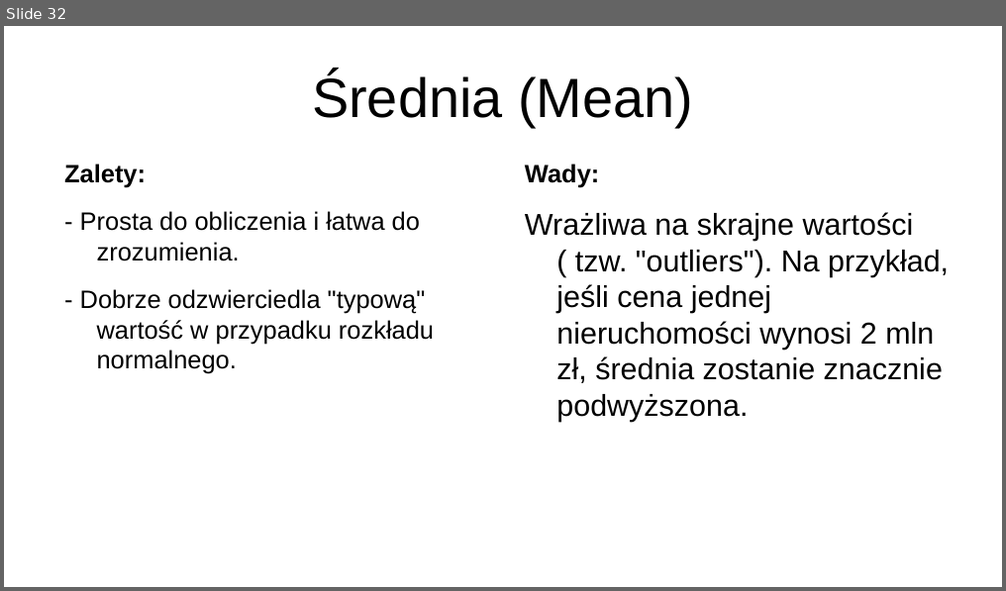
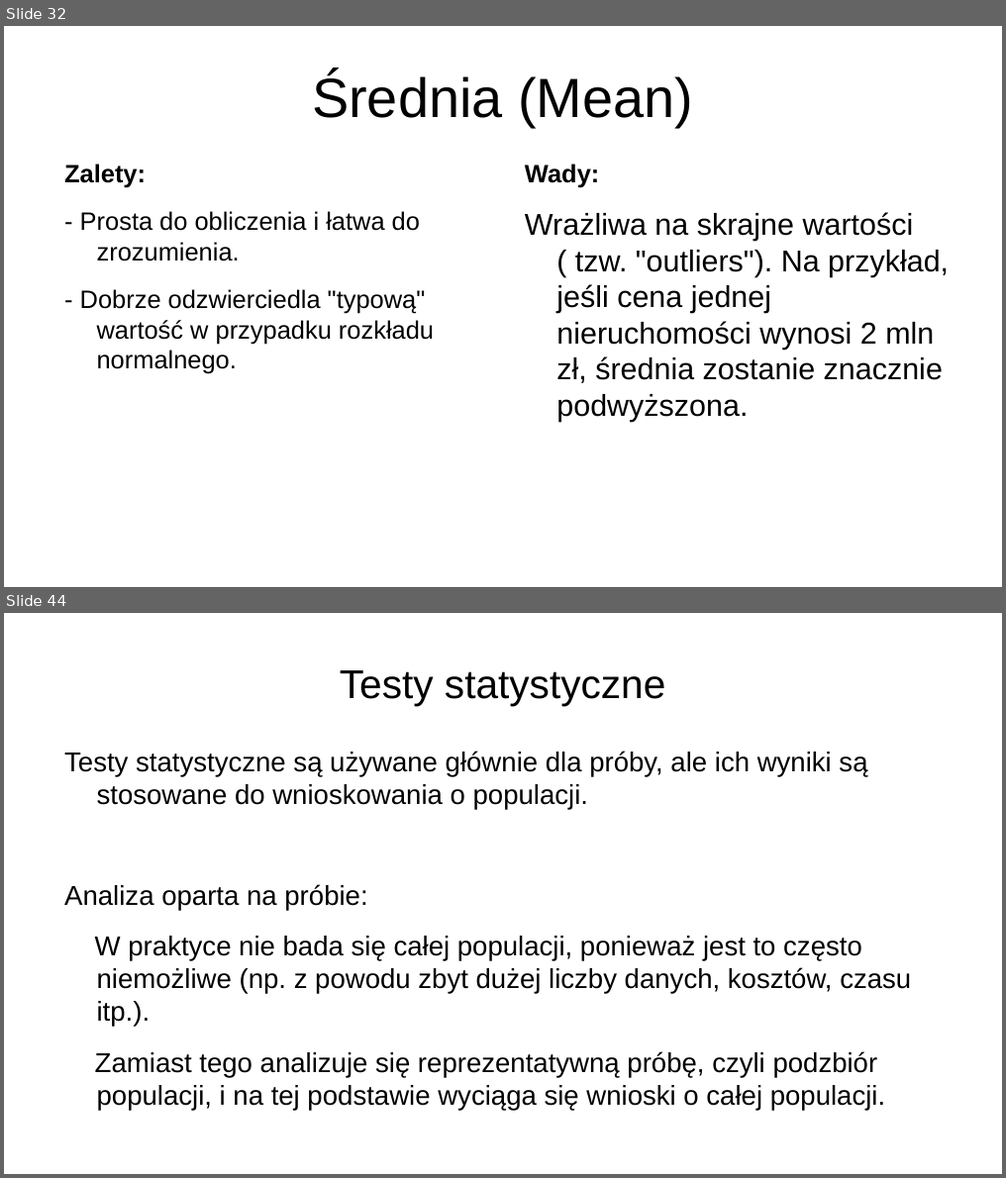
Before and after one commit to jkb-mchlk/jkb-mchlk, a slide deck: szkolenie.pptx. Shown one above the other, each under a label of ours: slide 32 before the commit, slides 32 and 44 after it; the slides between them are not shown. The pictures are 1006x591 and 1006x1178 pixels, drawn with LibreOffice and Linux fonts; fonts in the diff are those of the drawing. Boxes give left, top, right and bottom in pixels: in the first picture for what was removed or moved away, otherwise in the second. Text is boxed around its words. In the diff, an @@ line names an element or a change of style, - is before the commit and + after.

```diff
--- a/szkolenie.pptx
+++ b/szkolenie.pptx
@@ slide 44 added at bbox=[4, 613, 1002, 1174], background #FFFFFF @@
@@ title added at bbox=[340, 670, 665, 705], 32 pt, text #000000 @@
+Testy statystyczne
@@ text added at bbox=[64, 751, 911, 1110], 21.8 pt, text #000000 @@
+Testy statystyczne są używane głównie dla próby, ale ich wyniki są stosowane do wnioskowania o populacji.
+Analiza oparta na próbie:
+W praktyce nie bada się całej populacji, ponieważ jest to często niemożliwe (np. z powodu zbyt dużej liczby danych, kosztów, czasu itp.).
+Zamiast tego analizuje się reprezentatywną próbę, czyli podzbiór populacji, i na tej podstawie wyciąga się wnioski o całej populacji.
```
Also in this commit, not shown: 4 slides changed, 18 other slides added, 1 slide removed, 1 other file.
